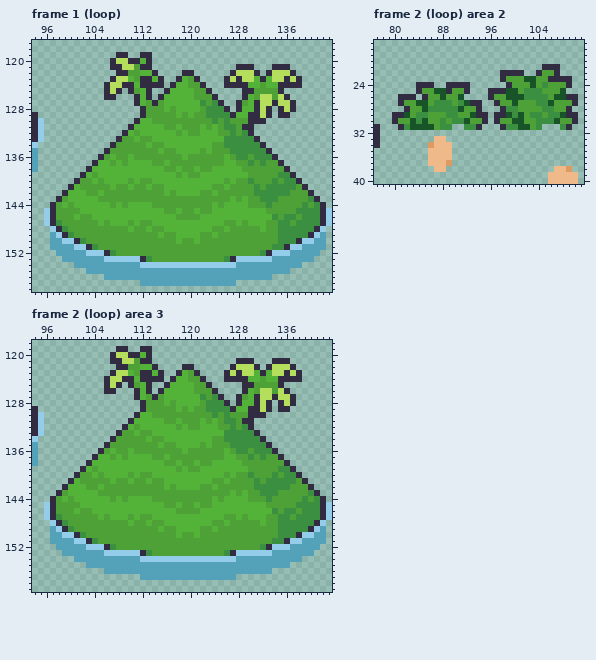
Two versions of one pixel-art file, maps/world/FG.ase. The first picture shows the starting point.
144x240 pixels, 6 frames. Shown: frame 1 (loop): x 94..143, y 117..158; frame 2 (loop) area 2: x 77..111, y 17..40; frame 2 (loop) area 3: x 94..143, y 118..159. The commit also changed other frames or places, which this record leaves out.
Now the later version:
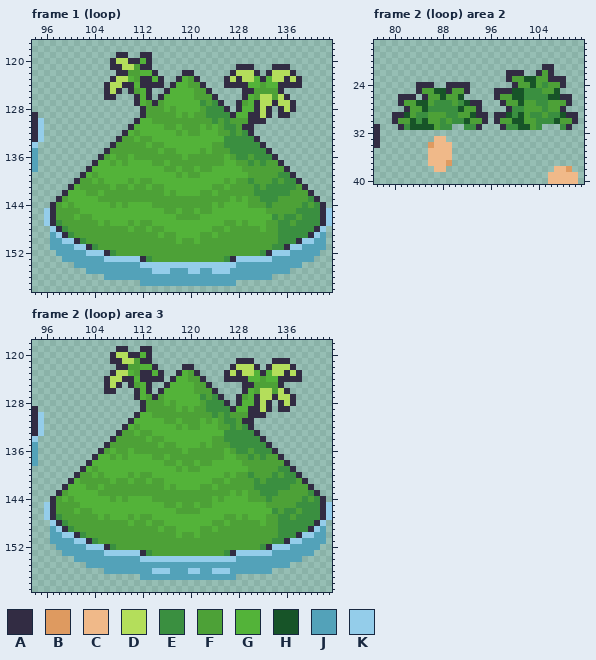
Palette (. is transparent): A #322c43  B #de9a60  C #f0b989  D #b4de5b  E #3a8f40  F #4da137  G #53b339  H #175428  J #53a2b9  K #94cdea
Diff:
{"where": "frame 1 (loop), layer \"ANM\""}
{"frame":1,"y":155,"x":114,"old":"JJJ","new":"KKK"}
{"frame":1,"y":155,"x":120,"old":"JJ","new":"KK"}
{"frame":1,"y":155,"x":124,"old":"JJJ","new":"KKK"}
{"where": "frame 2 (loop) area 2, layers \"ANM\", \"FIX\""}
{"frame":2,"y":21,"x":107,"old":"A","new":"."}
{"frame":2,"y":22,"x":98,"old":"A","new":"."}
{"frame":2,"y":22,"x":106,"old":"FA","new":"A."}
{"frame":2,"y":23,"x":98,"old":"AF","new":".A"}
{"frame":2,"y":23,"x":109,"old":"A","new":"."}
{"frame":2,"y":24,"x":99,"old":"AF","new":".A"}
{"frame":2,"y":24,"x":108,"old":"FA","new":"A."}
{"frame":2,"y":25,"x":96,"old":"A","new":"."}
{"frame":2,"y":25,"x":99,"old":"H","new":"A"}
{"frame":2,"y":25,"x":101,"old":"F","new":"H"}
{"frame":2,"y":25,"x":107,"old":"FH","new":"H."}
{"frame":2,"y":26,"x":96,"old":"AF","new":".A"}
{"frame":2,"y":26,"x":99,"old":"H","new":"F"}
{"frame":2,"y":26,"x":106,"old":"F","new":"H"}
{"frame":2,"y":26,"x":108,"old":"H","new":"A"}
{"frame":2,"y":26,"x":110,"old":"A","new":"."}
{"frame":2,"y":27,"x":97,"old":"AF","new":".A"}
{"frame":2,"y":27,"x":100,"old":"HF","new":"FH"}
{"frame":2,"y":27,"x":106,"old":"H","new":"F"}
{"frame":2,"y":27,"x":109,"old":"FA","new":"A."}
{"frame":2,"y":28,"x":98,"old":"AE","new":".A"}
{"frame":2,"y":28,"x":101,"old":"F","new":"E"}
{"frame":2,"y":28,"x":106,"old":"E","new":"F"}
{"frame":2,"y":28,"x":108,"old":"FA","new":"A."}
{"where": "frame 2 (loop) area 3, layer \"ANM\""}
{"frame":2,"y":156,"x":114,"old":"JJJ","new":"KKK"}
{"frame":2,"y":156,"x":120,"old":"JJ","new":"KK"}
{"frame":2,"y":156,"x":124,"old":"JJJ","new":"KKK"}
